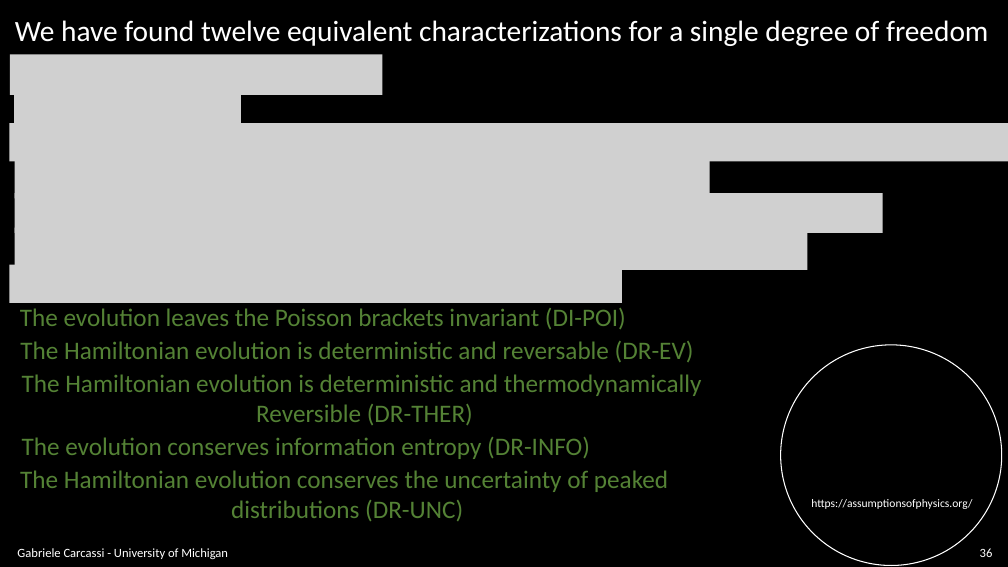
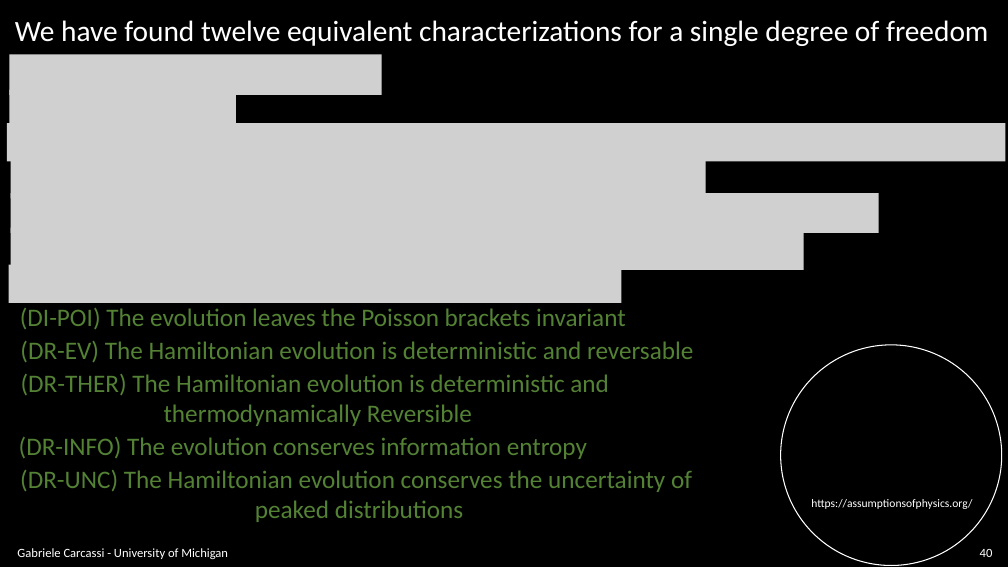
Before and after one commit to assumptionsofphysics/slides, a slide deck: slide 40 of BookCompanions-v2/RP-Class-3.pptx (slide 36 before the commit). Drawn at 1008x567 pixels with LibreOffice and Linux fonts; fonts in the diff are those of the drawing; grey boxes stand for pictures; background and template pictures are left out. Boxes give left, top, right and bottom in pixels: in the first picture for what was removed or moved away, otherwise in the second. Text is boxed around its words. In the diff, an @@ line names an element or a change of style, - is before the commit and + after.

```diff
--- a/BookCompanions-v2/RP-Class-3.pptx
+++ b/BookCompanions-v2/RP-Class-3.pptx
@@ picture: place and size @@
-picture at box(14, 90, 241, 129)
+picture at box(9, 90, 236, 129)
@@ picture: place and size @@
-picture at box(14, 228, 808, 270)
+picture at box(11, 228, 804, 270)
@@ text at box(20, 308, 626, 329): text changed @@
-The evolution leaves the Poisson brackets invariant (DI-POI)
+(DI-POI) The evolution leaves the Poisson brackets invariant
@@ text at box(20, 341, 693, 362): text changed @@
-The Hamiltonian evolution is deterministic and reversable (DR-EV)
+(DR-EV) The Hamiltonian evolution is deterministic and reversable
@@ text at box(21, 374, 609, 426): text changed @@
-The Hamiltonian evolution is deterministic and thermodynamically
-Reversible (DR-THER)
+(DR-THER) The Hamiltonian evolution is deterministic and
+thermodynamically Reversible
@@ text at box(19, 437, 587, 459): text changed @@
-The evolution conserves information entropy (DR-INFO)
+(DR-INFO) The evolution conserves information entropy
@@ text at box(20, 470, 692, 522): text changed @@
-The Hamiltonian evolution conserves the uncertainty of peaked
-distributions (DR-UNC)
+(DR-UNC) The Hamiltonian evolution conserves the uncertainty of
+peaked distributions
@@ page number at box(980, 549, 993, 557): text changed @@
-36
+40
```
Also in this commit, not shown: 25 other slides changed, 4 slides added.
